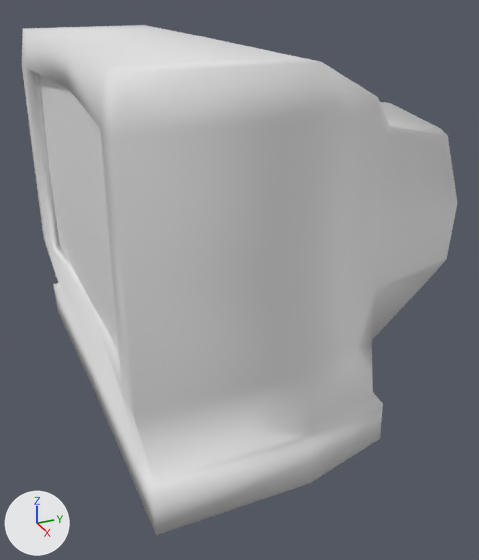
What one commit did to the Blender file Assets/3dObjects/TemporaryBlenderFiles/crt_tv.blend.
Before and after are seen from a 50 mm camera at (2.74, -1.21, 1.84) aimed at (0.12, -0.03, 0.53). The lights are fixed; the arrows at lower left show +X, +Y and +Z. The picture after the commit comes second.
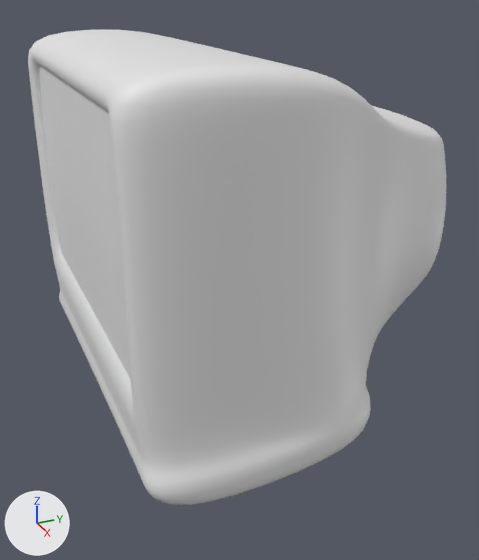
What differs and where, as boxes (x1, y1, x2, y2) in the pictures (479 x 560 px):
'Cube.135', reshaped, modifiers changed (7% shorter): before (22, 25, 457, 535); after (28, 30, 447, 505)
part 1 of me_cube_118, cut back: before (26, 27, 439, 504); after (30, 30, 436, 482)

The edits, one by one:
me_cube_118 is used by ob_cube_135; location (0.003, -0.003, 0.745).
me_cube_118 had 121 vertices, 116 faces and spanned x -0.97..0.97, y -0.78..0.83, z -0.74..0.86.
me_cube_118 now has 159 vertices, 152 faces and spans x -0.97..0.97, y -0.78..0.83, z -0.74..0.86.
Part 1, on me_cube_118:
2 vertices are removed from x 0.0, y -0.72, z -0.25..0.69.
36 faces are deleted.
40 vertices are added at x -0.77..0.77, y -0.78..0.83, z -0.74..0.86.
72 new faces join them.
Object 'Cube.135' (ob_cube_135) has a SOLIDIFY modifier named 'Solidify'.
On modifier 'Solidify' of object 'Cube.135' (ob_cube_135), thickness goes from 0.07 to 0.29.
Object 'Cube.135' (ob_cube_135) gains a SUBSURF modifier named 'Subdivision'.
